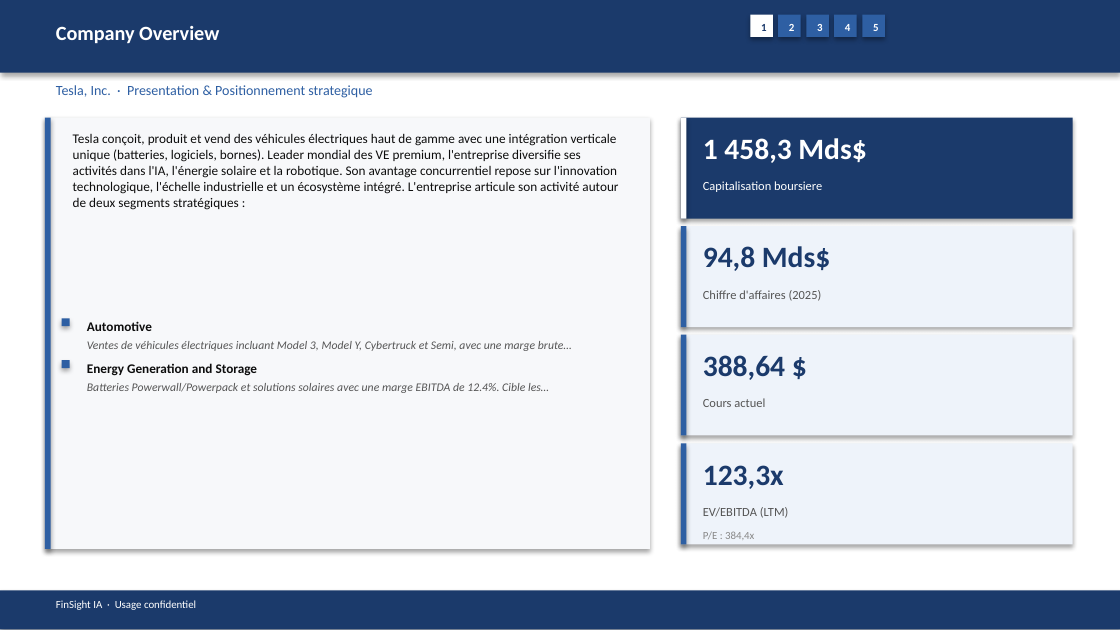
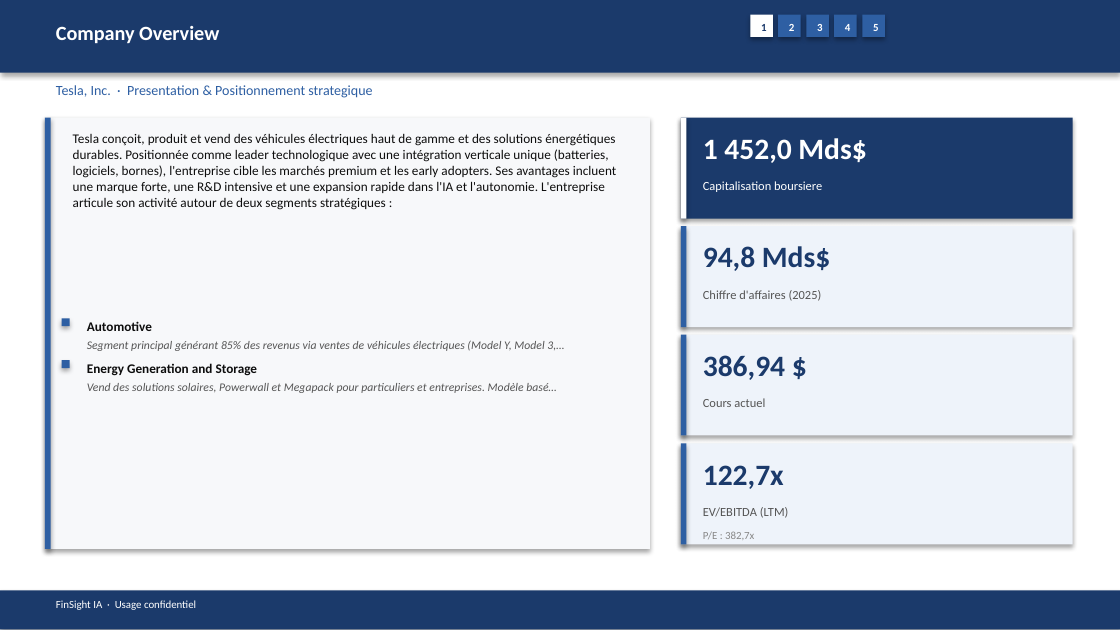
Before and after one commit to baptistejeh07-art/finsight-ia, a slide deck: slide 5 of preview/TSLA/TSLA_pitchbook.pptx. Drawn at 1120x630 pixels with LibreOffice and Linux fonts; fonts in the diff are those of the drawing. Boxes give left, top, right and bottom in pixels: in the first picture for what was removed or moved away, otherwise in the second. Text is boxed around its words. In the diff, an @@ line names an element or a change of style, - is before the commit and + after.

```diff
--- a/preview/TSLA/TSLA_pitchbook.pptx
+++ b/preview/TSLA/TSLA_pitchbook.pptx
@@ text at (x1=73, y1=133, x2=616, y2=210): text changed @@
-Tesla conçoit, produit et vend des véhicules électriques haut de gamme avec une intégration verticale unique (batteries, logiciels, bornes). Leader mondial des VE premium, l'entreprise diversifie ses activités dans l'IA, l'énergie solaire et la robotique. Son avantage concurrentiel repose sur l'innovation technologique, l'échelle industrielle et un écosystème intégré. L'entreprise articule son activité autour de deux segments stratégiques :
+Tesla conçoit, produit et vend des véhicules électriques haut de gamme et des solutions énergétiques durables. Positionnée comme leader technologique avec une intégration verticale unique (batteries, logiciels, bornes), l'entreprise cible les marchés premium et les early adopters. Ses avantages incluent une marque forte, une R&D intensive et une expansion rapide dans l'IA et l'autonomie. L'entreprise articule son activité autour de deux segments stratégiques :
@@ text at (x1=703, y1=138, x2=866, y2=163): text changed @@
-1 458,3 Mds$
+1 452,0 Mds$
@@ text at (x1=87, y1=340, x2=564, y2=351): text changed @@
-Ventes de véhicules électriques incluant Model 3, Model Y, Cybertruck et Semi, avec une marge brute…
+Segment principal générant 85% des revenus via ventes de véhicules électriques (Model Y, Model 3,…
@@ text at (x1=703, y1=355, x2=785, y2=380): text changed @@
-388,64 $
+386,94 $
@@ text at (x1=87, y1=383, x2=556, y2=393): text changed @@
-Batteries Powerwall/Powerpack et solutions solaires avec une marge EBITDA de 12.4%. Cible les…
+Vend des solutions solaires, Powerwall et Megapack pour particuliers et entreprises. Modèle basé…
@@ text at (x1=703, y1=465, x2=784, y2=489): text changed @@
-123,3x
+122,7x
@@ text at (x1=703, y1=531, x2=754, y2=539): text changed @@
-P/E : 384,4x
+P/E : 382,7x
```
Also in this commit, not shown: 14 other slides changed, 6 other files.
